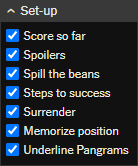
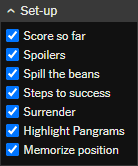
Revision of a layered w=138, h=166 image; what changed, layer by layer:
removed layer "Layer 7" from group "setup" over (24, 126, 129, 156)
removed layer "Layer 6" from group "setup" over (24, 126, 129, 156)
added layer "Layer 8" in group "setup" over (24, 126, 129, 156)
